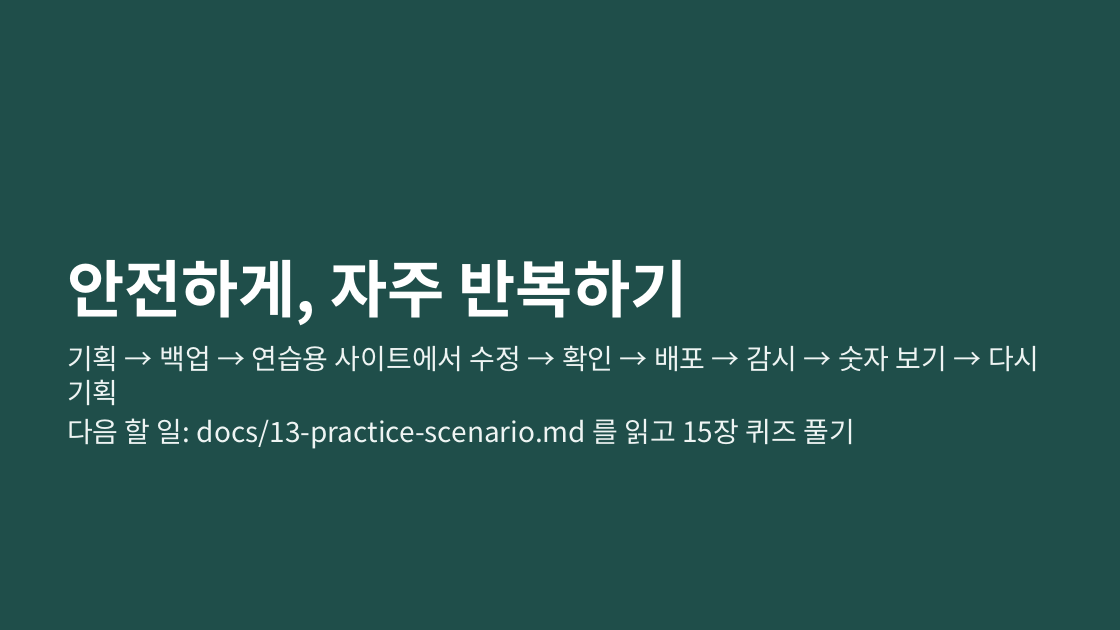
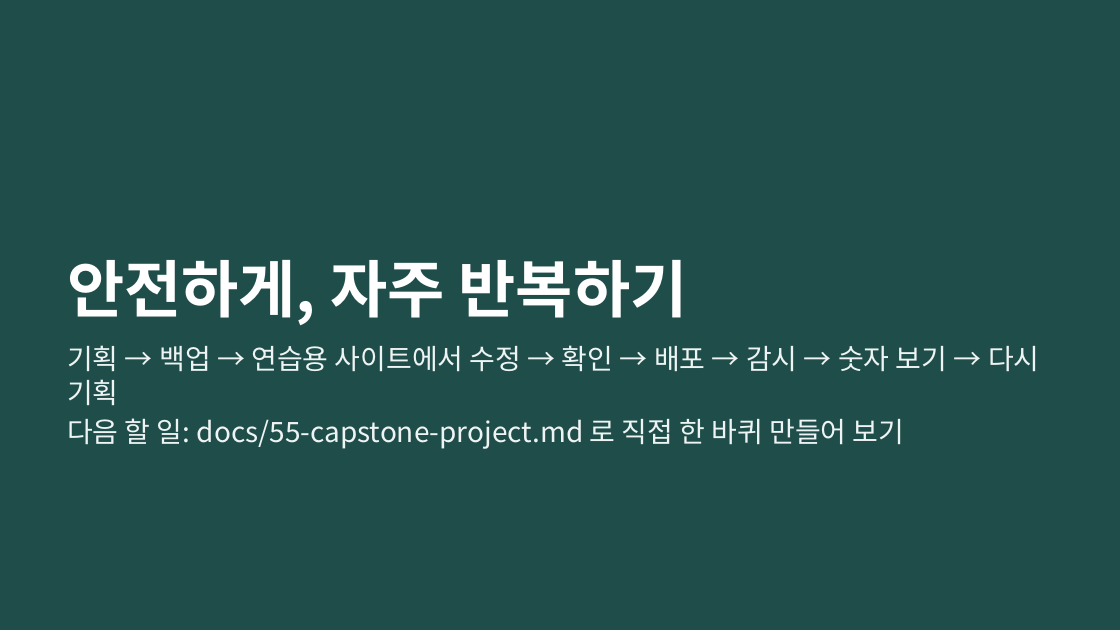
Before and after one commit to bincodin-ko/stanford-study, a slide deck: slide 73 of slides/internet-business-101.pptx (slide 66 before the commit). Drawn at 1120x630 pixels with LibreOffice and Linux fonts; fonts in the diff are those of the drawing. Boxes give left, top, right and bottom in pixels: in the first picture for what was removed or moved away, otherwise in the second. Text is boxed around its words. In the diff, an @@ line names an element or a change of style, - is before the commit and + after.

```diff
--- a/slides/internet-business-101.pptx
+++ b/slides/internet-business-101.pptx
@@ text at (x1=67, y1=418, x2=905, y2=449): text changed @@
-다음 할 일: docs/13-practice-scenario.md 를 읽고 15장 퀴즈 풀기
+다음 할 일: docs/55-capstone-project.md 로 직접 한 바퀴 만들어 보기
```
Also in this commit, not shown: 7 slides added, 21 other files.
